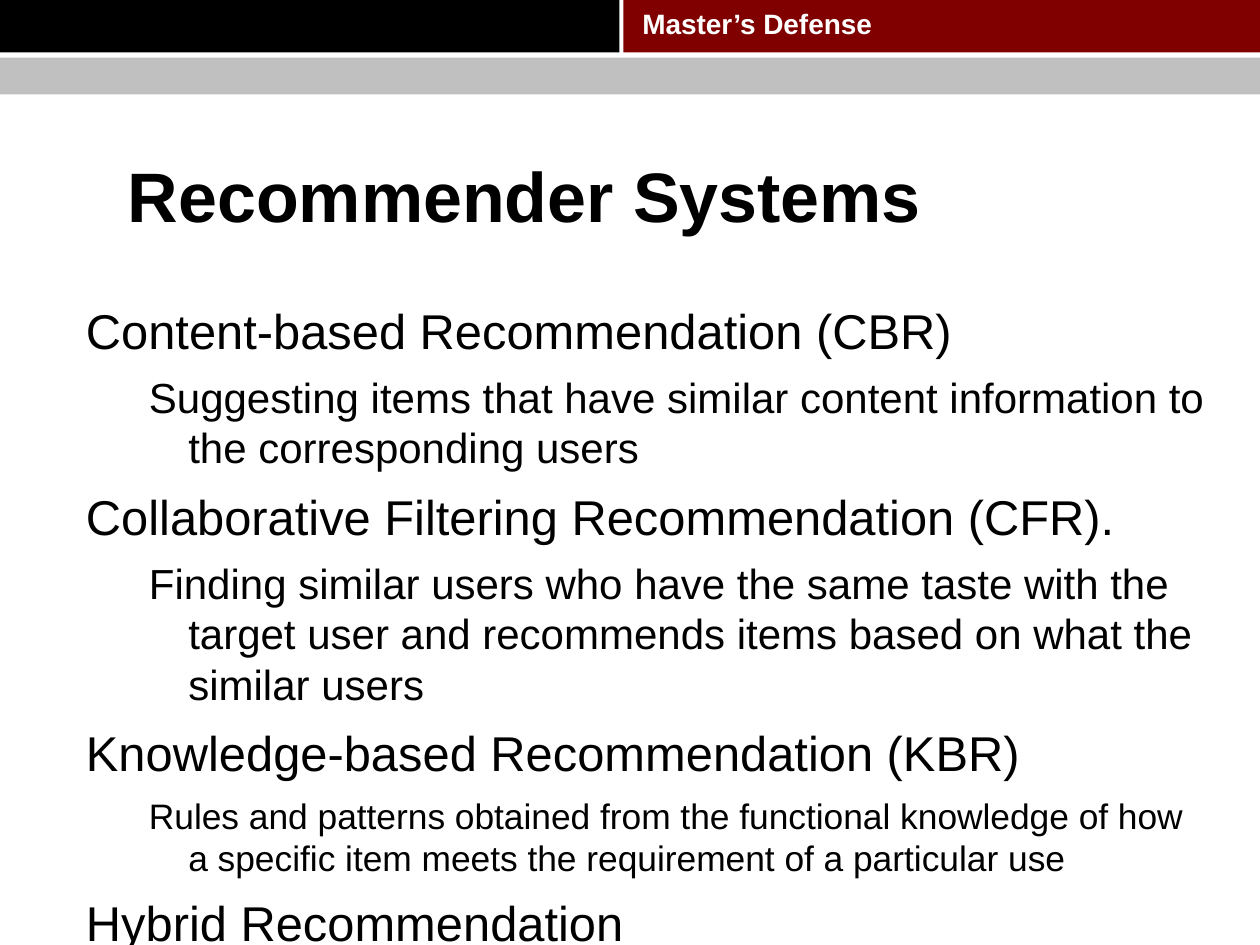
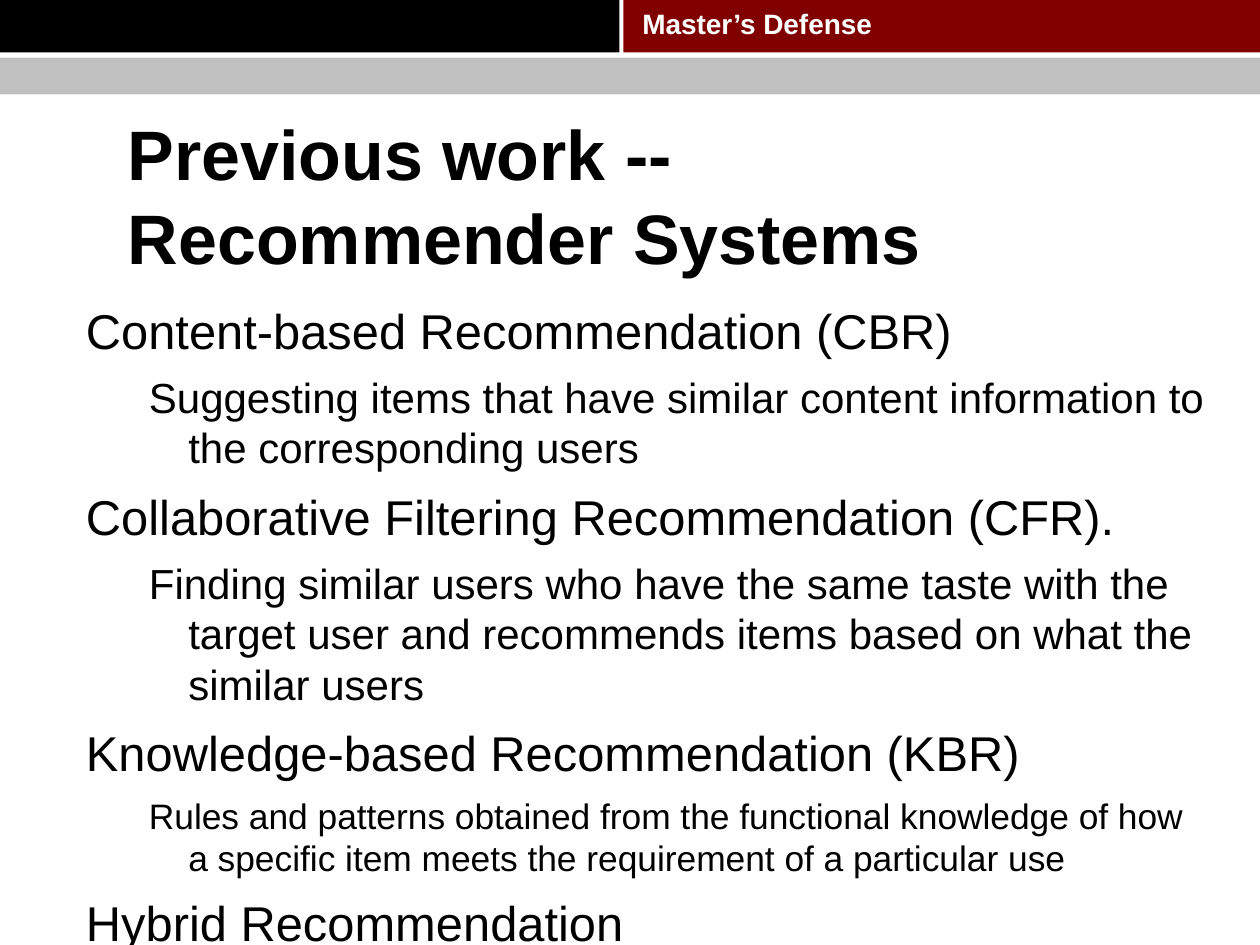
Before and after one commit to pkushiqiang/thesis, a slide deck: slide 9 of media/Master's thesis.pptx. Drawn at 1260x945 pixels with LibreOffice and Linux fonts; fonts in the diff are those of the drawing; background and template pictures are left out. Boxes give left, top, right and bottom in pixels: in the first picture for what was removed or moved away, otherwise in the second. Text is boxed around its words. In the diff, an @@ line names an element or a change of style, - is before the commit and + after.

```diff
--- a/media/Master's thesis.pptx
+++ b/media/Master's thesis.pptx
@@ title at bbox=[128, 129, 921, 277]: text changed @@
-Recommender Systems
+Previous work -- Recommender Systems
```
Also in this commit, not shown: 22 other slides changed, 1 slide added.
